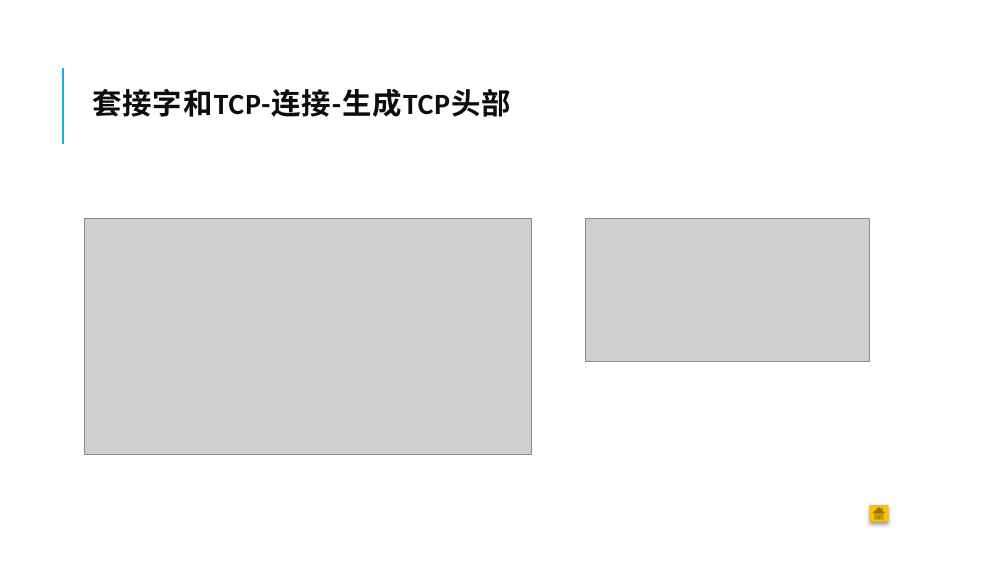
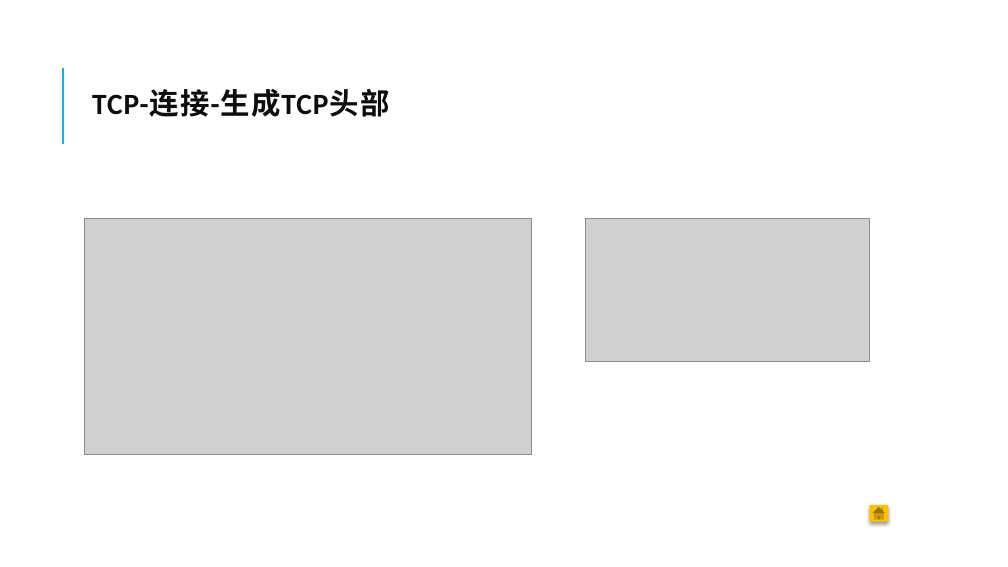
Before and after one commit to sleepingWhiteFish/CAGST, a slide deck: slide 28 of 网络是怎样连接的.pptx. Drawn at 1008x567 pixels with LibreOffice and Linux fonts; fonts in the diff are those of the drawing; grey boxes stand for pictures. Boxes give left, top, right and bottom in pixels: in the first picture for what was removed or moved away, otherwise in the second. Text is boxed around its words. In the diff, an @@ line names an element or a change of style, - is before the commit and + after.

```diff
--- a/网络是怎样连接的.pptx
+++ b/网络是怎样连接的.pptx
@@ title at [92,89,389,117]: text changed @@
-套接字和TCP-连接-生成TCP头部
+TCP-连接-生成TCP头部
```
Also in this commit, not shown: 10 other slides changed, 17 slides added, 22 slides removed.
